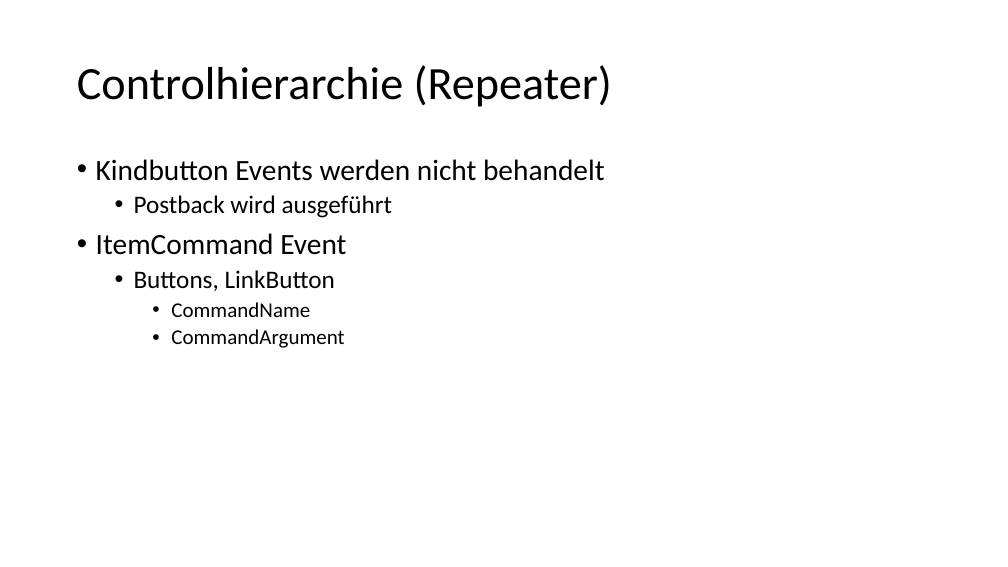
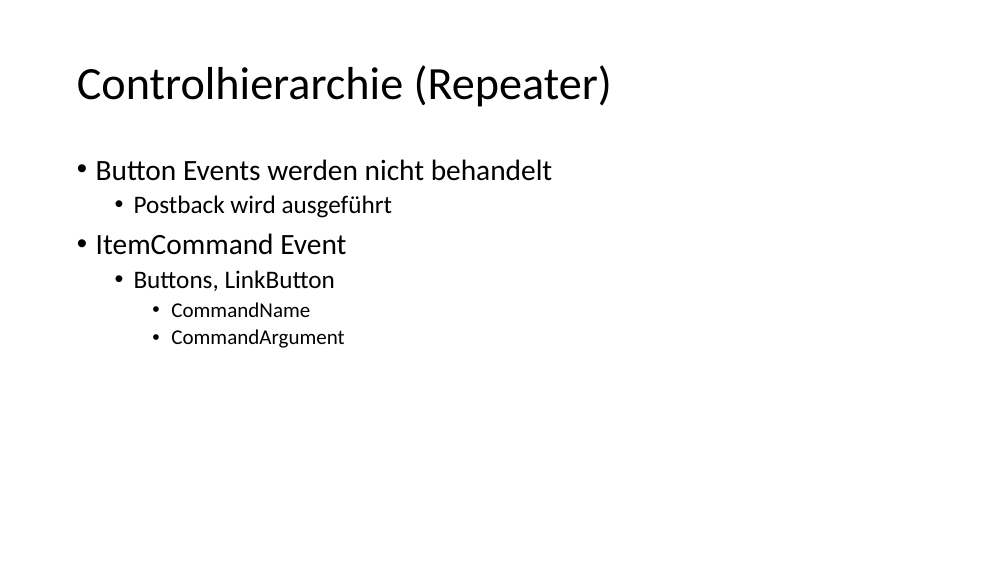
Before and after one commit to ppedvAG/WebformsKurs, a slide deck: slide 6 of 09ModernDataAccess.pptx. Drawn at 1008x567 pixels with LibreOffice and Linux fonts; fonts in the diff are those of the drawing. Boxes give left, top, right and bottom in pixels: in the first picture for what was removed or moved away, otherwise in the second. Text is boxed around its words. In the diff, an @@ line names an element or a change of style, - is before the commit and + after.

```diff
--- a/09ModernDataAccess.pptx
+++ b/09ModernDataAccess.pptx
@@ text at (x1=96, y1=159, x2=553, y2=181): text changed @@
-• Kindbutton Events werden nicht behandelt
+• Button Events werden nicht behandelt
```
Also in this commit, not shown: 1 other slide changed, 7 other files.
